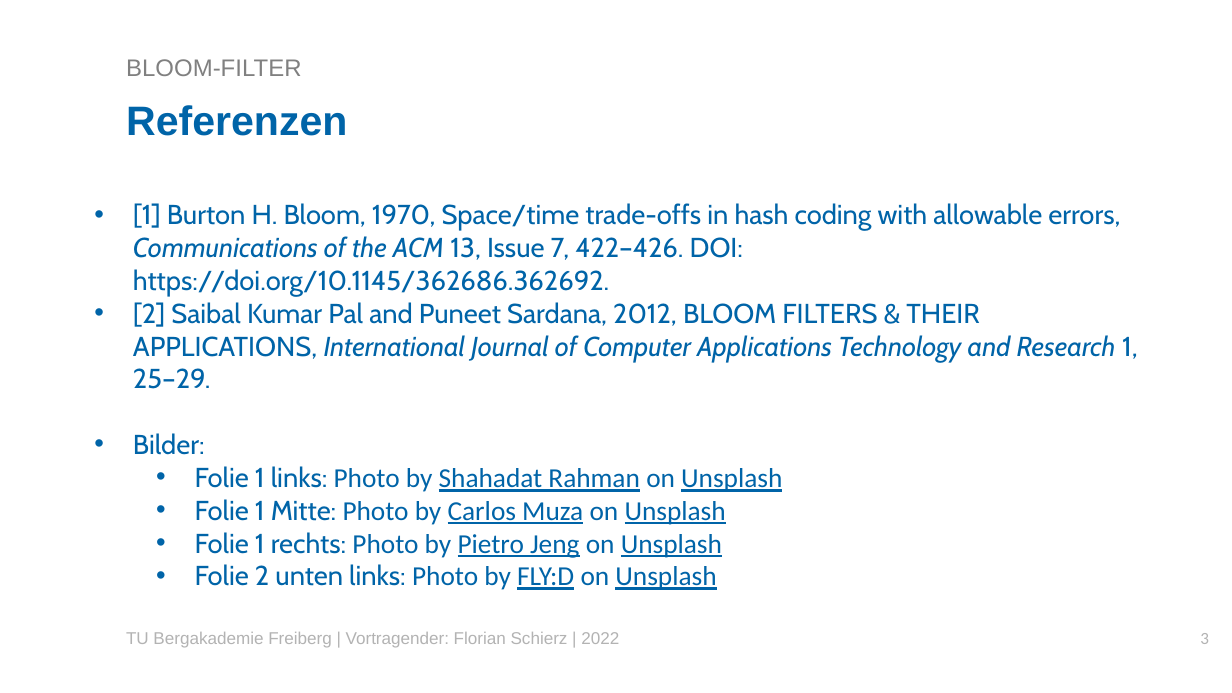
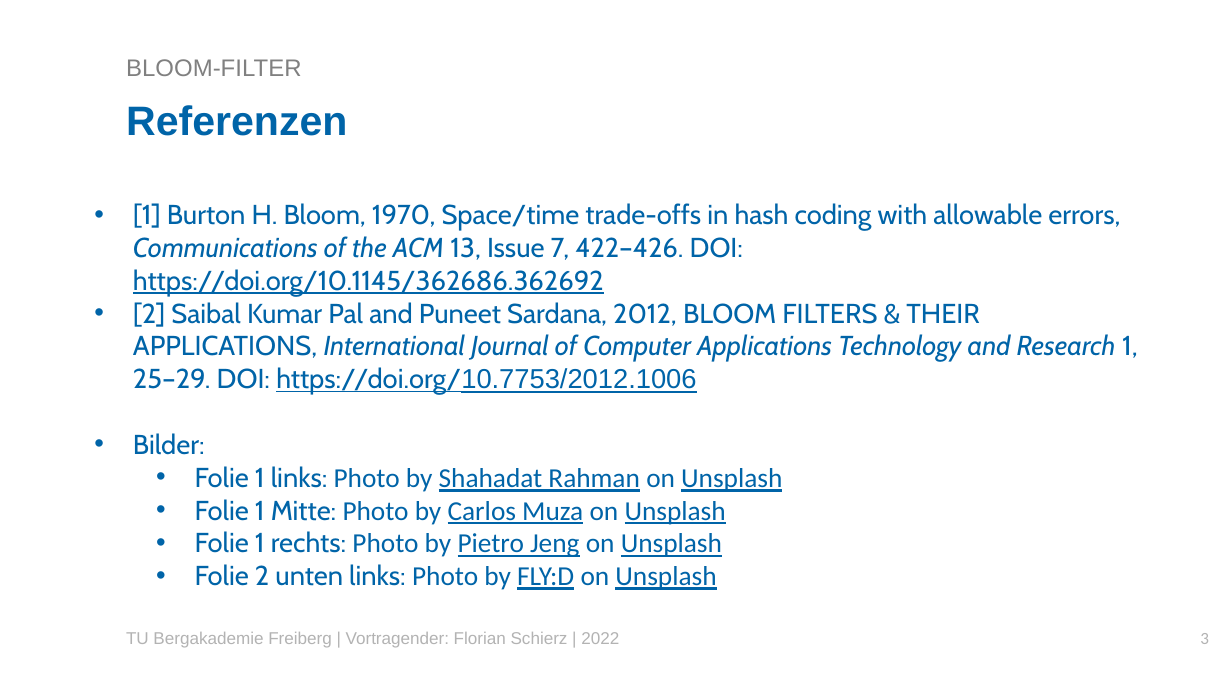
Before and after one commit to Florian2501/Seminar, a slide deck: slide 3 of Vorträge/90secVortragFlorianSchierz.pptx. Drawn at 1232x693 pixels with LibreOffice and Linux fonts; fonts in the diff are those of the drawing; background and template pictures are left out. Boxes give left, top, right and bottom in pixels: in the first picture for what was removed or moved away, otherwise in the second. Text is boxed around its words. In the diff, an @@ line names an element or a change of style, - is before the commit and + after.

```diff
--- a/Vorträge/90secVortragFlorianSchierz.pptx
+++ b/Vorträge/90secVortragFlorianSchierz.pptx
@@ text at [133,203,1138,394]: text changed @@
-• [1] Burton H. Bloom, 1970, Space/time trade-offs in hash coding with allowable errors, Communications of the ACM 13, Issue 7, 422–426. DOI: https://doi.org/10.1145/362686.362692.
-• [2] Saibal Kumar Pal and Puneet Sardana, 2012, BLOOM FILTERS & THEIR APPLICATIONS, International Journal of Computer Applications Technology and Research 1, 25–29.
+• [1] Burton H. Bloom, 1970, Space/time trade-offs in hash coding with allowable errors, Communications of the ACM 13, Issue 7, 422–426. DOI: https://doi.org/10.1145/362686.362692
+• [2] Saibal Kumar Pal and Puneet Sardana, 2012, BLOOM FILTERS & THEIR APPLICATIONS, International Journal of Computer Applications Technology and Research 1, 25–29. DOI: https://doi.org/10.7753/2012.1006
```
Also in this commit, not shown: 1 other file.
